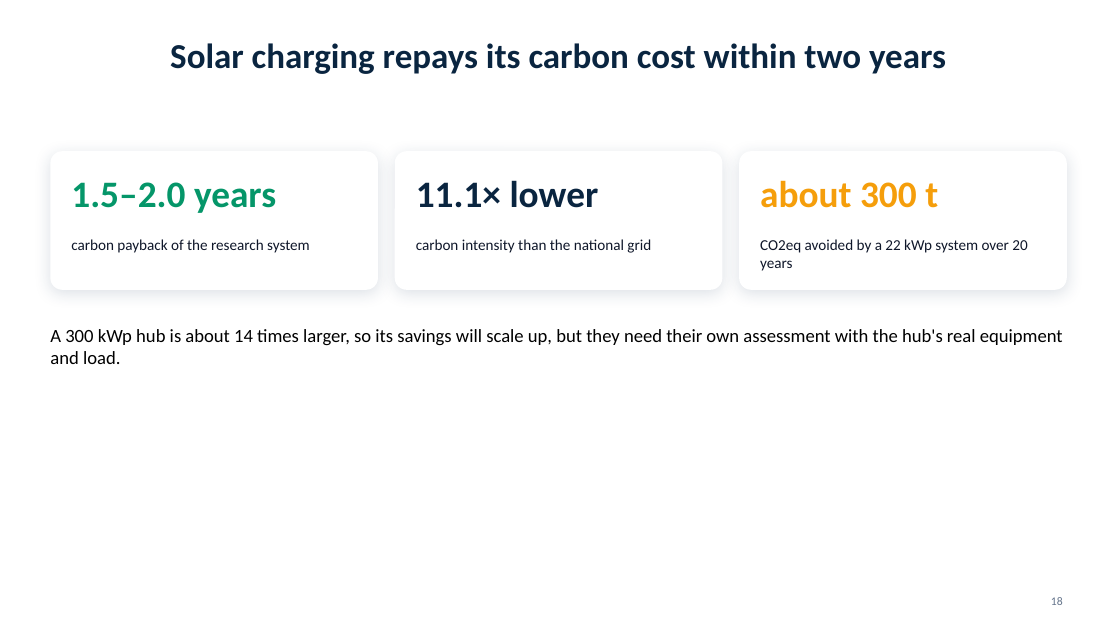
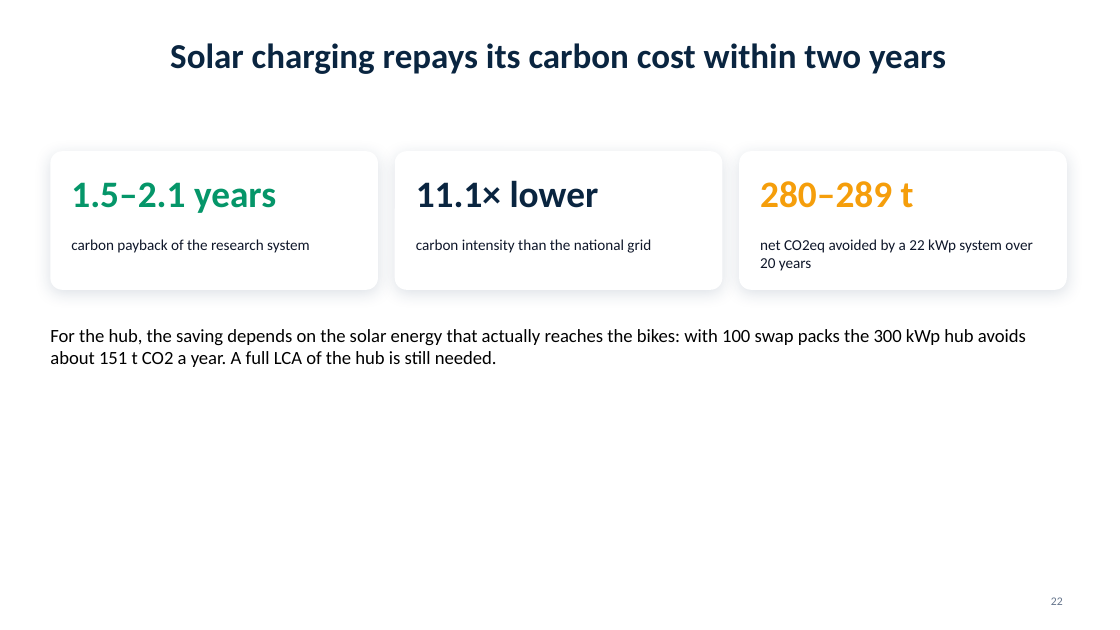
Before and after one commit to shariarmahir/Project-portfolio, a slide deck: slide 22 of public/downloads/presentation-solar-ev-blueprint.pptx (slide 18 before the commit). Drawn at 1120x630 pixels with LibreOffice and Linux fonts; fonts in the diff are those of the drawing; background and template pictures are left out. Boxes give left, top, right and bottom in pixels: in the first picture for what was removed or moved away, otherwise in the second. Text is boxed around its words. In the diff, an @@ line names an element or a change of style, - is before the commit and + after.

```diff
--- a/public/downloads/presentation-solar-ev-blueprint.pptx
+++ b/public/downloads/presentation-solar-ev-blueprint.pptx
@@ text at (x1=71, y1=182, x2=276, y2=213): text changed @@
-1.5–2.0 years
+1.5–2.1 years
@@ text at (x1=760, y1=181, x2=914, y2=208): text changed @@
-about 300 t
+280–289 t
@@ text at (x1=760, y1=239, x2=1032, y2=271): text changed @@
-CO2eq avoided by a 22 kWp system over 20 years
+net CO2eq avoided by a 22 kWp system over 20 years
@@ text at (x1=50, y1=329, x2=1026, y2=367): text changed @@
-A 300 kWp hub is about 14 times larger, so its savings will scale up, but they need their own assessment with the hub's real equipment and load.
+For the hub, the saving depends on the solar energy that actually reaches the bikes: with 100 swap packs the 300 kWp hub avoids about 151 t CO2 a year. A full LCA of the hub is still needed.
@@ page number at (x1=1051, y1=597, x2=1063, y2=605): text changed @@
-18
+22
```
Also in this commit, not shown: 10 other slides changed, 4 slides added, 18 other files.
